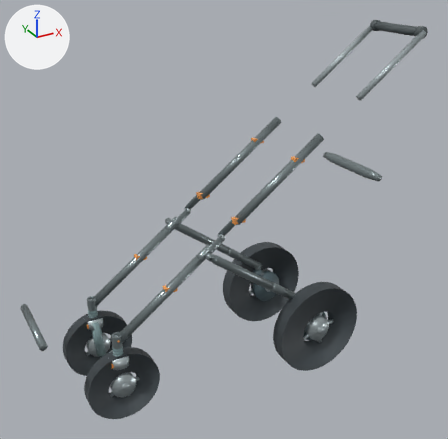
What one commit did to the glTF model models/no_cabin/w380_state5_wheel_L.glb.
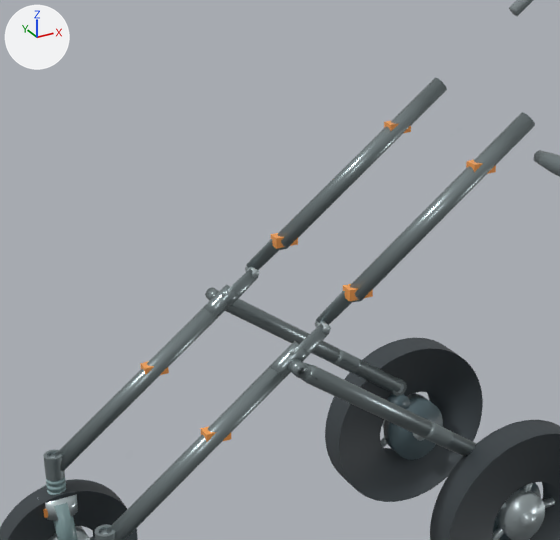
There are two pictures of each version: one whole from a 50 mm camera at (-0.449, -1.842, 1.466) aimed at (0.565, 0.002, 0.544), one close up on the part from 15% to 75% of the width and 18% to 77% of the height. Every picture has the same lights, and +X, +Y and +Z are marked at upper left. The last two pictures show the newer version. Where no turn or scale is listed for an object, it has been applied to the vertices.

Objects in the first close-up: 'FR_fork.002', 'FR_tire.002', 'RL_sealed_hub.002', 'RL_tire.002', 'RR_brake_backplate.002', 'RR_tire.002', 'V46_rear_leg_-1.004', 'V46_rear_leg_1.004', 'main_lower_-1.004', 'main_lower_1.004', 'main_upper_-1.004', 'main_upper_1.004' and 37 more.
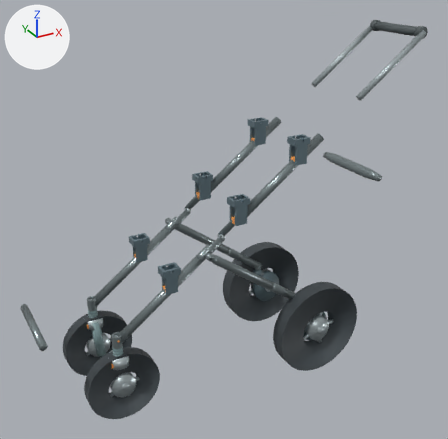
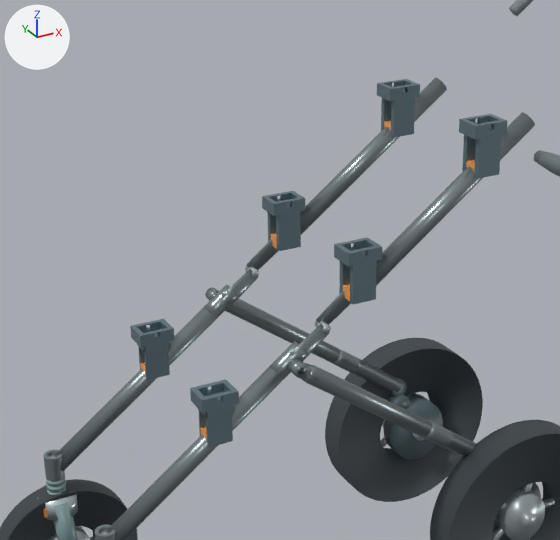
Boxes [x1, y1, x2, y2] around the edits, measured in the close-ups (560 x 540 px):
'Universal_Cabin_Receiver_M_-1', added
    after: [334, 237, 382, 304]
'Universal_Cabin_Receiver_H_-1', added
    after: [459, 114, 507, 178]
'Universal_Cabin_Receiver_L_-1', added
    after: [190, 379, 239, 448]
'Universal_Cabin_Receiver_M_1', added
    after: [262, 191, 306, 251]
'Universal_Cabin_Receiver_H_1', added
    after: [377, 79, 420, 137]
'Universal_Cabin_Receiver_L_1', added
    after: [130, 319, 174, 380]

The change in detail:
Material 'Universal Cabin Receiver' (mat_universal_cabin_receiver) is new.
Its base color is (0.18, 0.26, 0.3) (greyish blue #768b95).
Its metallic is 0.58.
Its roughness is 0.42.
Mesh me_universal_cabin_receiver_m__1 is new.
It has 76 vertices, 156 faces and spans x 0.5147..0.5787, y -0.159..-0.111, z 0.589..0.682.
It uses material mat_universal_cabin_receiver (greyish blue #768b95).
Mesh me_universal_cabin_receiver_l__1 is new.
It has 84 vertices, 168 faces and spans x 0.248..0.312, y -0.159..-0.111, z 0.389..0.482.
It uses material mat_universal_cabin_receiver (greyish blue #768b95).
Mesh me_universal_cabin_receiver_h__1 is new.
It has 76 vertices, 156 faces and spans x 0.7547..0.8187, y -0.159..-0.111, z 0.769..0.862.
It uses material mat_universal_cabin_receiver (greyish blue #768b95).
Mesh me_universal_cabin_receiver_m_1 is new.
It has 76 vertices, 156 faces and spans x 0.5147..0.5787, y 0.111..0.159, z 0.589..0.682.
It uses material mat_universal_cabin_receiver (greyish blue #768b95).
Mesh me_universal_cabin_receiver_l_1 is new.
It has 84 vertices, 168 faces and spans x 0.248..0.312, y 0.111..0.159, z 0.389..0.482.
It uses material mat_universal_cabin_receiver (greyish blue #768b95).
Mesh me_universal_cabin_receiver_h_1 is new.
It has 76 vertices, 156 faces and spans x 0.7547..0.8187, y 0.111..0.159, z 0.769..0.862.
It uses material mat_universal_cabin_receiver (greyish blue #768b95).
Object 'Universal_Cabin_Receiver_M_-1' (ob_universal_cabin_receiver_m__1) is new; it shows me_universal_cabin_receiver_m__1.
Its location is (0.0, 0.0, 0.0).
Object 'Universal_Cabin_Receiver_L_-1' (ob_universal_cabin_receiver_l__1) is new; it shows me_universal_cabin_receiver_l__1.
Its location is (0.0, 0.0, 0.0).
Object 'Universal_Cabin_Receiver_H_-1' (ob_universal_cabin_receiver_h__1) is new; it shows me_universal_cabin_receiver_h__1.
Its location is (0.0, 0.0, 0.0).
Object 'Universal_Cabin_Receiver_M_1' (ob_universal_cabin_receiver_m_1) is new; it shows me_universal_cabin_receiver_m_1.
Its location is (0.0, 0.0, 0.0).
Object 'Universal_Cabin_Receiver_L_1' (ob_universal_cabin_receiver_l_1) is new; it shows me_universal_cabin_receiver_l_1.
Its location is (0.0, 0.0, 0.0).
Object 'Universal_Cabin_Receiver_H_1' (ob_universal_cabin_receiver_h_1) is new; it shows me_universal_cabin_receiver_h_1.
Its location is (0.0, 0.0, 0.0).
